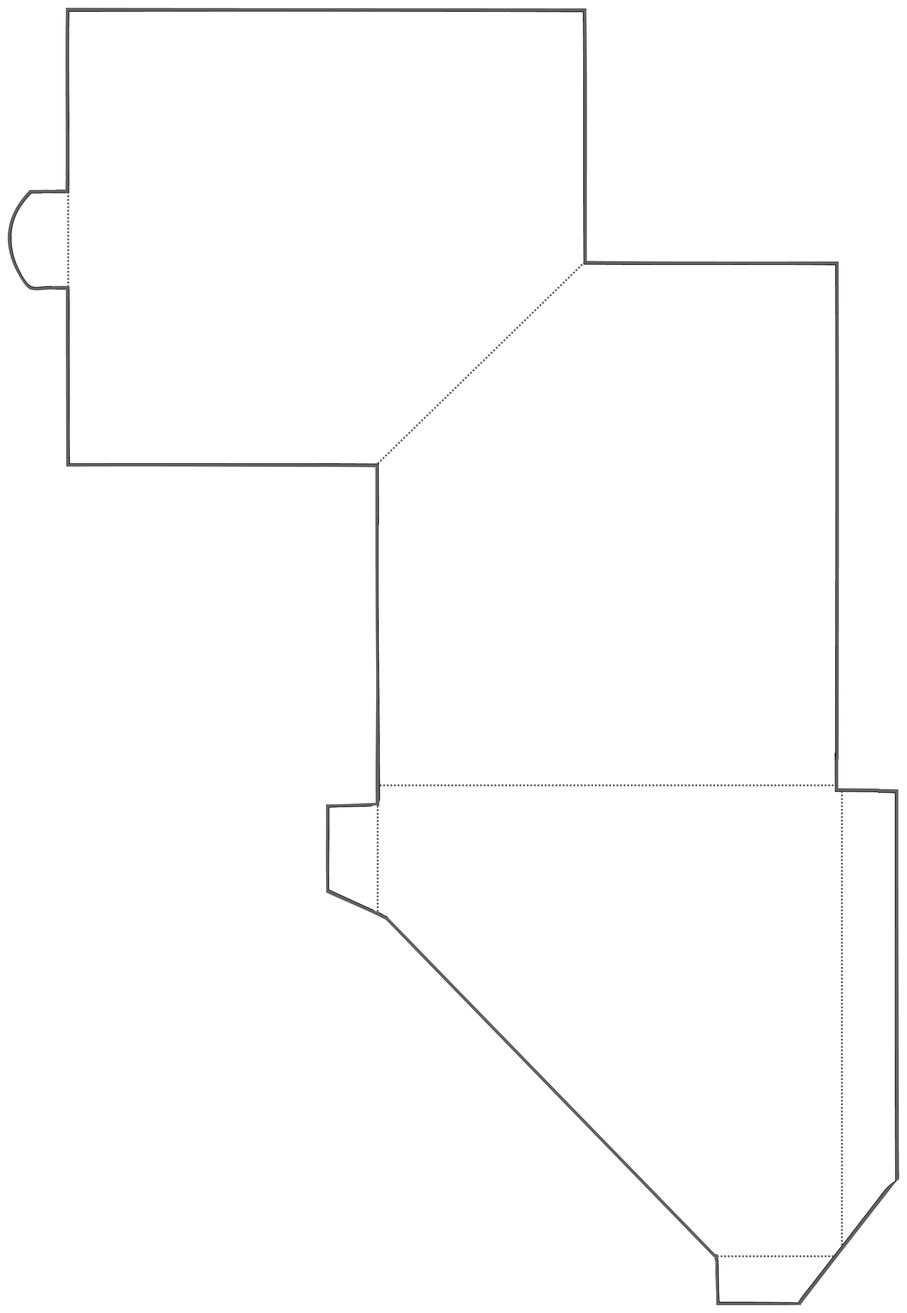
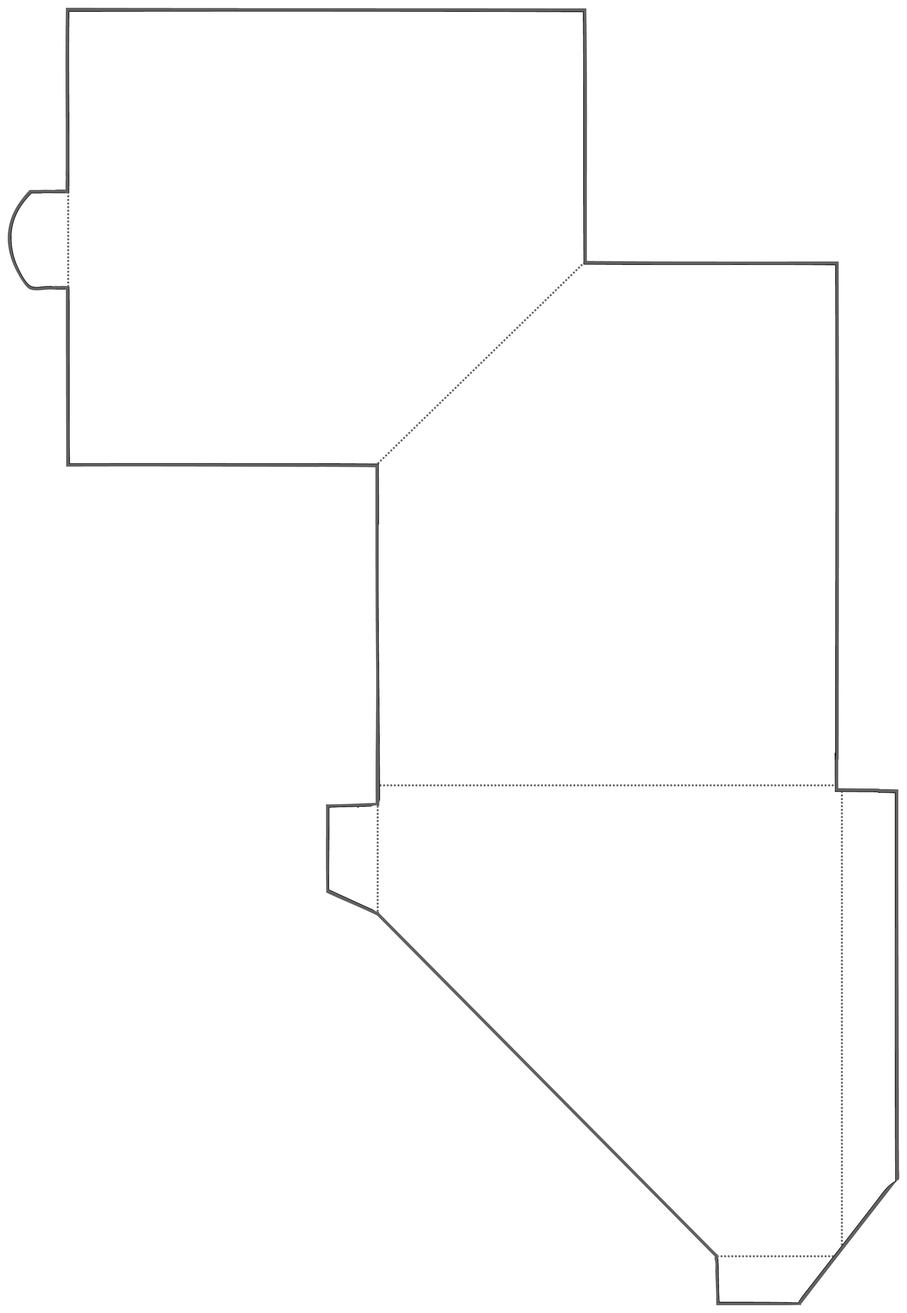
Two versions of the same layered image (907x1313). Layer-by-layer changes:
painted on "cd design simpler" over [376, 912, 718, 1260]
